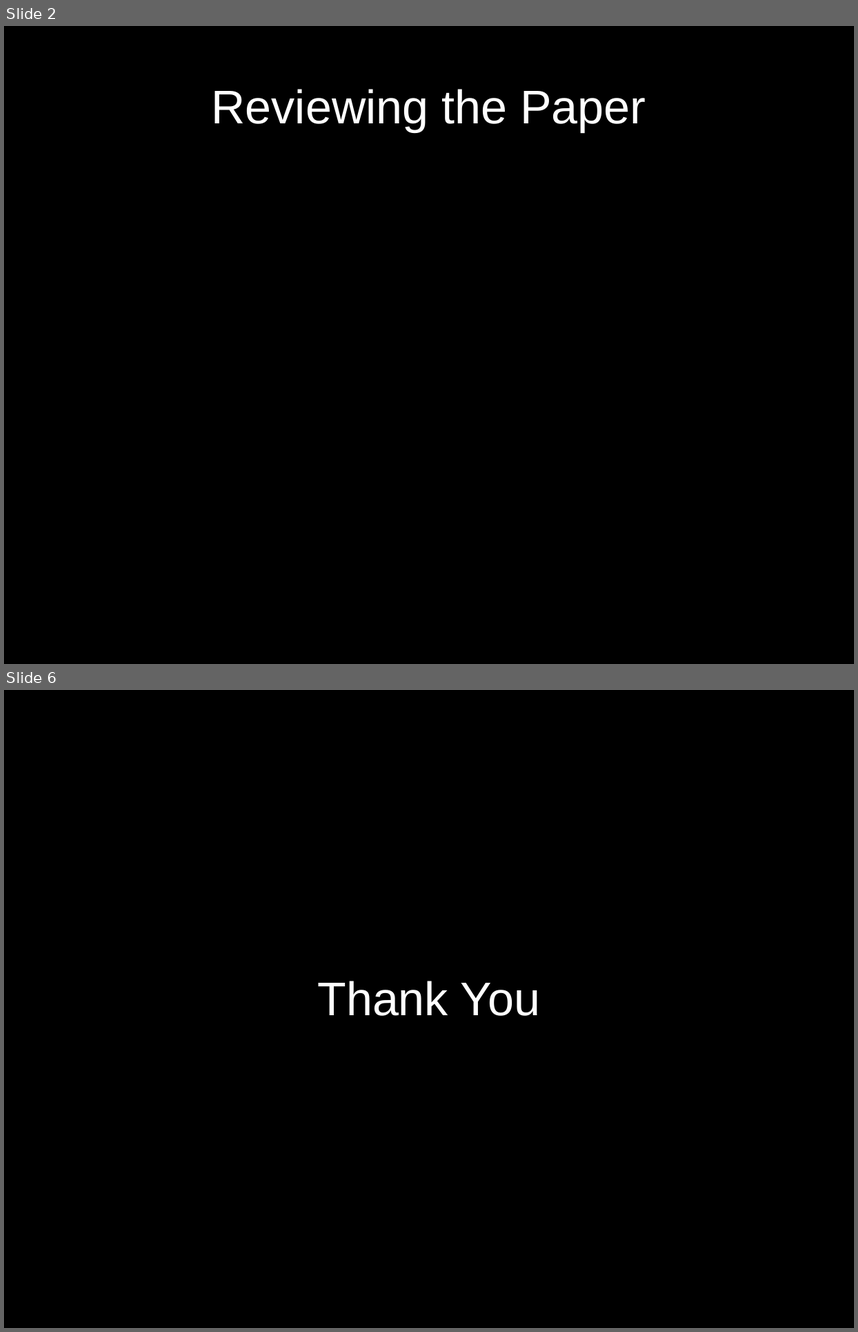
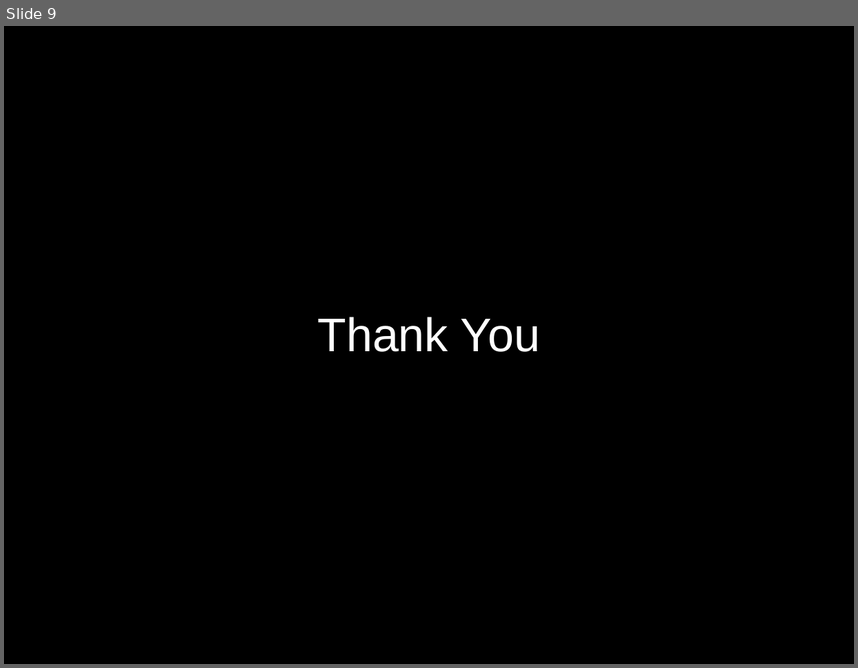
Before and after one commit to alankarkotwal/lvp-imaging, a slide deck: design/1 Approach.odp. Shown one above the other, each under a label of ours: slides 2 and 6 before the commit, slide 9 after it; the slides between them are not shown. The pictures are 858x1332 and 858x668 pixels, drawn with LibreOffice and Linux fonts; fonts in the diff are those of the drawing. Boxes give left, top, right and bottom in pixels: in the first picture for what was removed or moved away, otherwise in the second. Text is boxed around its words. In the diff, an @@ line names an element or a change of style, - is before the commit and + after.

```diff
--- a/design/1 Approach.odp
+++ b/design/1 Approach.odp
@@ slide 2 removed at bbox=[4, 26, 854, 664], background #000000 @@
@@ title removed at bbox=[212, 89, 646, 132] @@
-Reviewing the Paper
@@ what was slide 6 is now slide 9 @@
```
Also in this commit, not shown: 3 slides changed, 5 slides added, 1 other slide removed, 2 other files.
